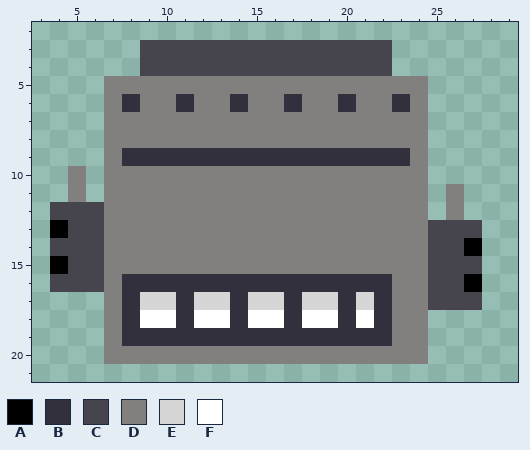
File history of a pixel-art sprite, packages/nouns-img-permutator/assets/layer-3/head-robot.png. That is the earlier state.
The file is 32x32 pixels. Colours within 5 levels of each other are drawn and written as one. Shown: x 3..29, y 2..21.
Palette (. is transparent): A #000000  B #32303c  C #46444d  D #81807f  E #d6d6d6  F #ffffff
Now the later version:
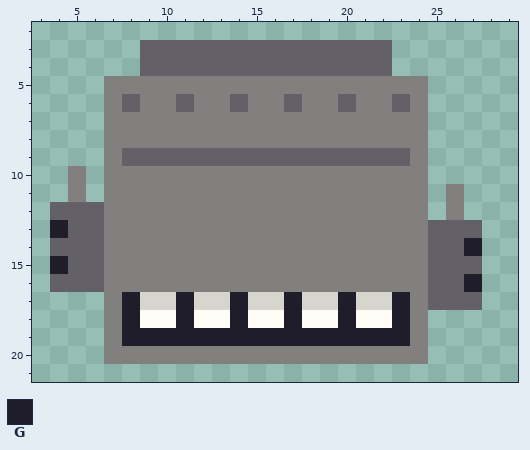
Colours new in this view: G #1f1d29
The exact change:
Colour C changes from #46444d to #636167.
Colour E changes from #d6d6d6 to #d6d5ce.
Colour F changes from #ffffff to #fffdf5.
Colour B becomes colour C in row 6 at x 8, 11, 14, 17, 20 and 23; in row 9 at x 8 to 23.
Colour B becomes colour D in row 16 at x 8 to 22.
Colour B becomes colour E in row 17 at x 22.
Colour B becomes colour F in row 18 at x 22.
Colour A becomes colour G in row 13 at x 4; in row 14 at x 27; in row 15 at x 4; in row 16 at x 27.
Colour B becomes colour G in rows 17 to 18 at x 8, 11, 14, 17 and 20; in row 19 at x 8 to 22.
Colour D becomes colour G in rows 17 to 19 at x 23.
